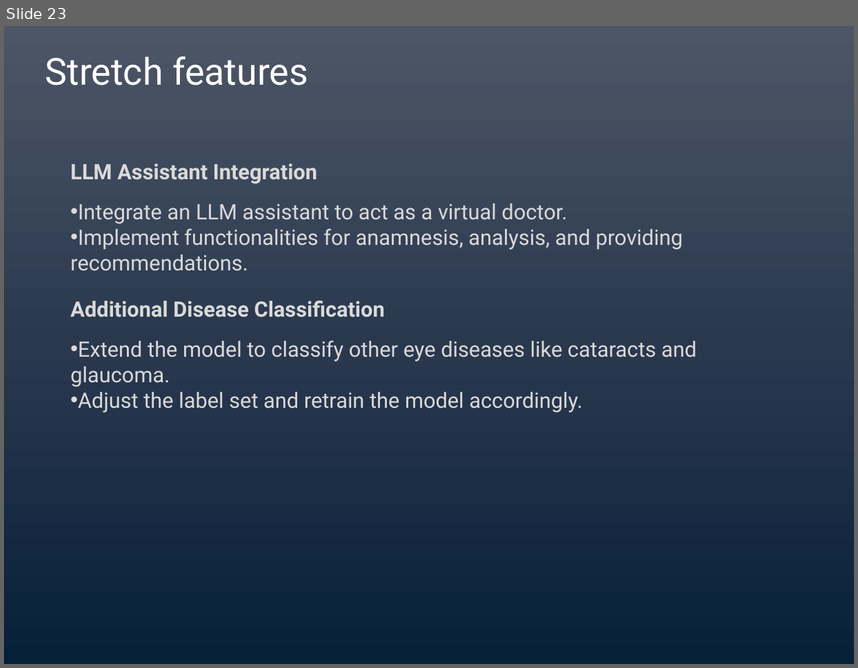
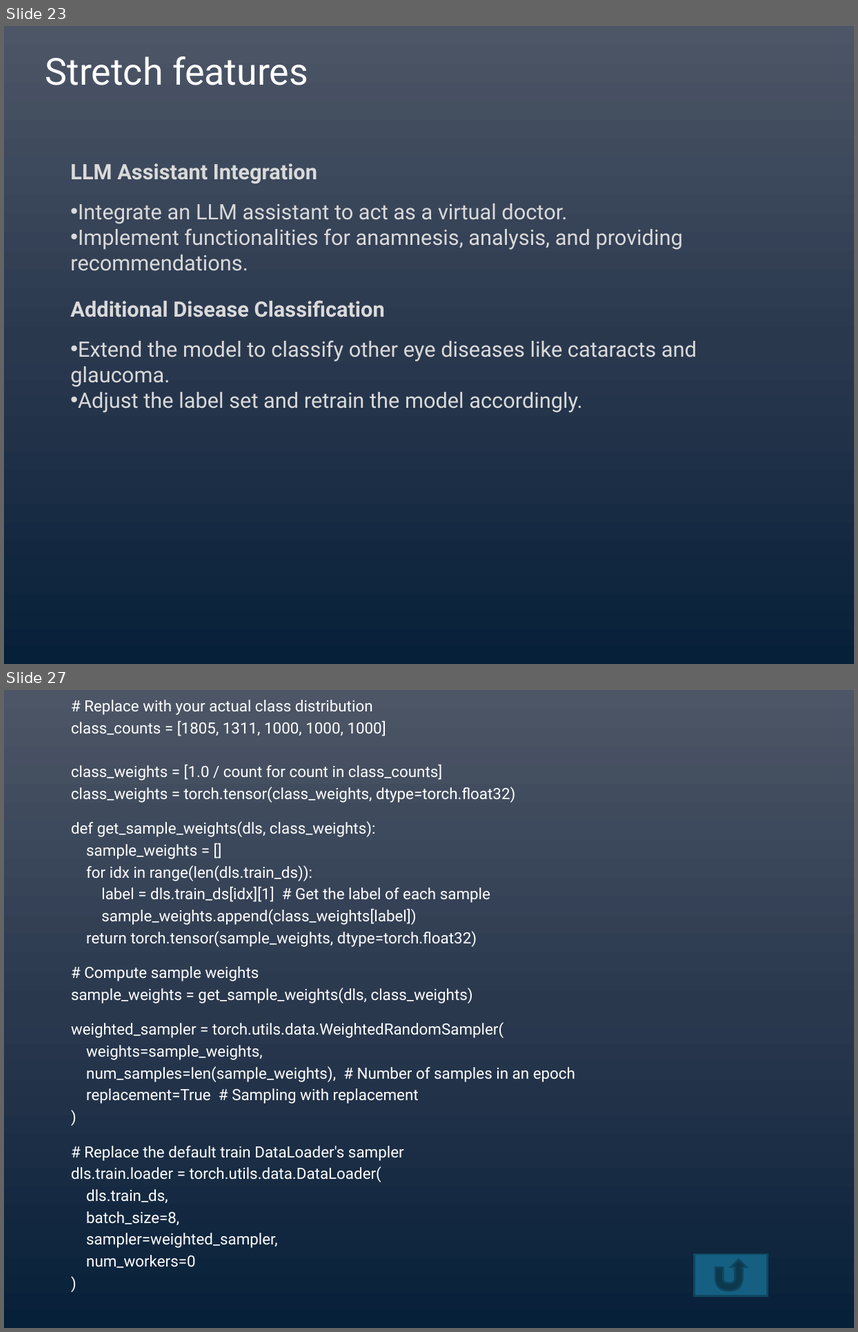
Before and after one commit to lmanov1/DL_DiabeticRetinopathyStagePrediction, a slide deck: presentation/DLStagePredictPresentation.pptx. Shown one above the other, each under a label of ours: slide 23 before the commit, slides 23 and 27 after it; the slides between them are not shown. The pictures are 858x668 and 858x1332 pixels, drawn with LibreOffice and Linux fonts; fonts in the diff are those of the drawing. Boxes give left, top, right and bottom in pixels: in the first picture for what was removed or moved away, otherwise in the second. Text is boxed around its words. In the diff, an @@ line names an element or a change of style, - is before the commit and + after.

```diff
--- a/presentation/DLStagePredictPresentation.pptx
+++ b/presentation/DLStagePredictPresentation.pptx
@@ slide 27 added at box(4, 690, 854, 1328), background gradient #4D5667 to #2B394F to #072139 @@
@@ text added at box(71, 700, 575, 1268), 13.1 pt, text #FFFFFF @@
+# Replace with your actual class distribution
+class_counts = [1805, 1311, 1000, 1000, 1000]
+class_weights = [1.0 / count for count in class_counts]
+class_weights = torch.tensor(class_weights, dtype=torch.float32)
+def get_sample_weights(dls, class_weights):
+sample_weights = []
+for idx in range(len(dls.train_ds)):
+label = dls.train_ds[idx][1] # Get the label of each sample
+sample_weights.append(class_weights[label])
+return torch.tensor(sample_weights, dtype=torch.float32)
+# Compute sample weights
+sample_weights = get_sample_weights(dls, class_weights)
+weighted_sampler = torch.utils.data.WeightedRandomSampler(
+weights=sample_weights,
+num_samples=len(sample_weights), # Number of samples in an epoch
+replacement=True # Sampling with replacement
+)
+# Replace the default train DataLoader's sampler
+dls.train.loader = torch.utils.data.DataLoader(
+dls.train_ds,
+batch_size=8,
+sampler=weighted_sampler,
+num_workers=0
+)
@@ action button return added at box(694, 1254, 767, 1295), fill #156082, outline #104760 1.5 pt @@
```
Also in this commit, not shown: 13 slides changed, 4 other slides added.
